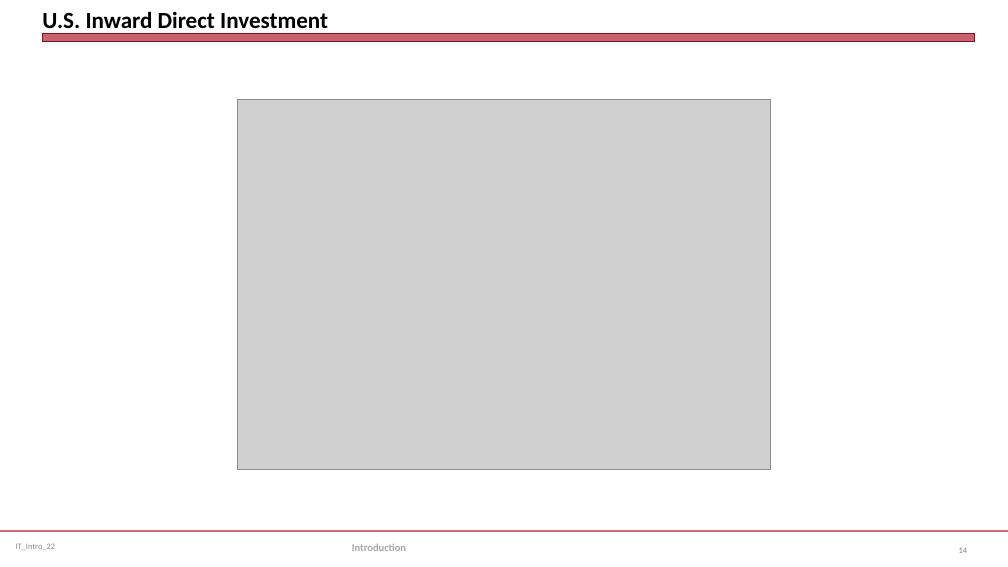
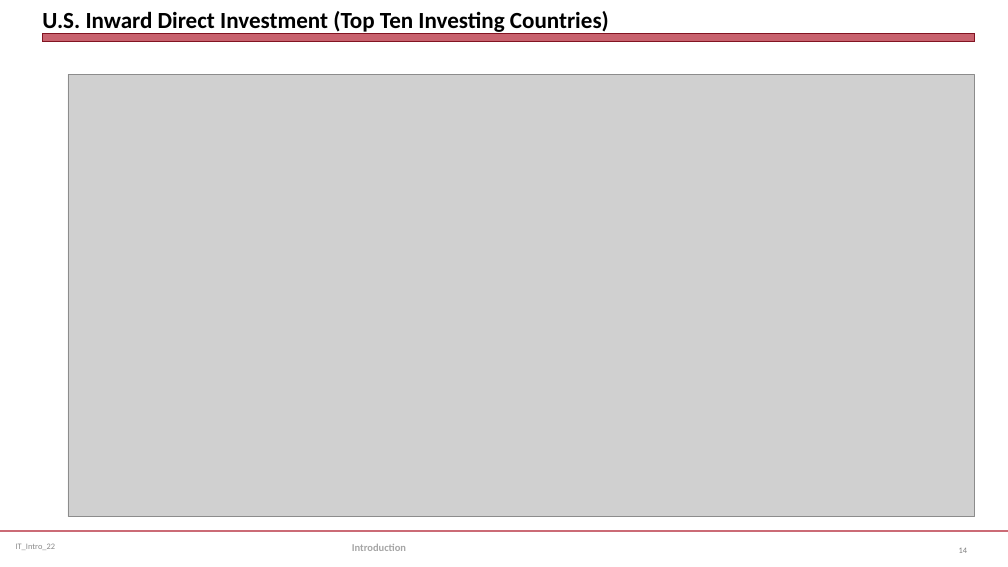
Before and after one commit to jmc877/International-Tax, a slide deck: slide 14 of slides/IT_Intro_22.pptx. Drawn at 1008x567 pixels with LibreOffice and Linux fonts; fonts in the diff are those of the drawing; grey boxes stand for pictures. Boxes give left, top, right and bottom in pixels: in the first picture for what was removed or moved away, otherwise in the second. Text is boxed around its words. In the diff, an @@ line names an element or a change of style, - is before the commit and + after.

```diff
--- a/slides/IT_Intro_22.pptx
+++ b/slides/IT_Intro_22.pptx
@@ title at (42,11,609,35): text changed @@
-U.S. Inward Direct Investment
+U.S. Inward Direct Investment (Top Ten Investing Countries)
@@ picture added at (68,75,975,517) @@
@@ picture removed at (237,100,771,470) @@
```
Also in this commit, not shown: 6 other slides changed, 1 slide added, 1 other file.
